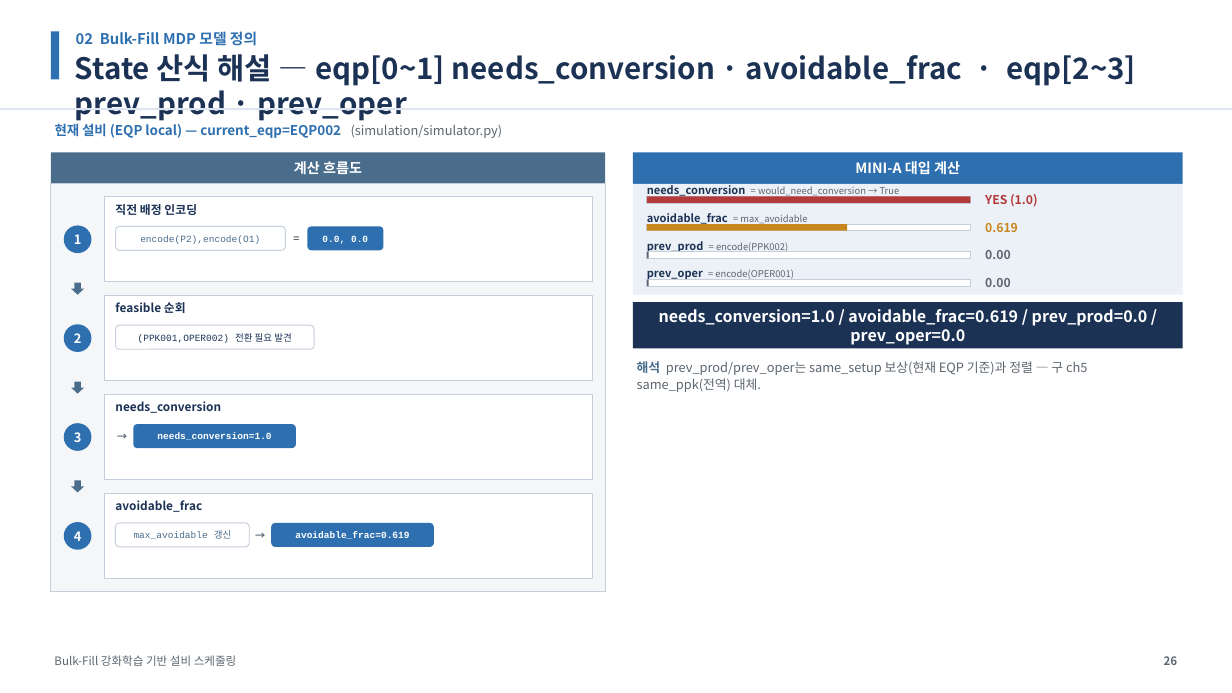
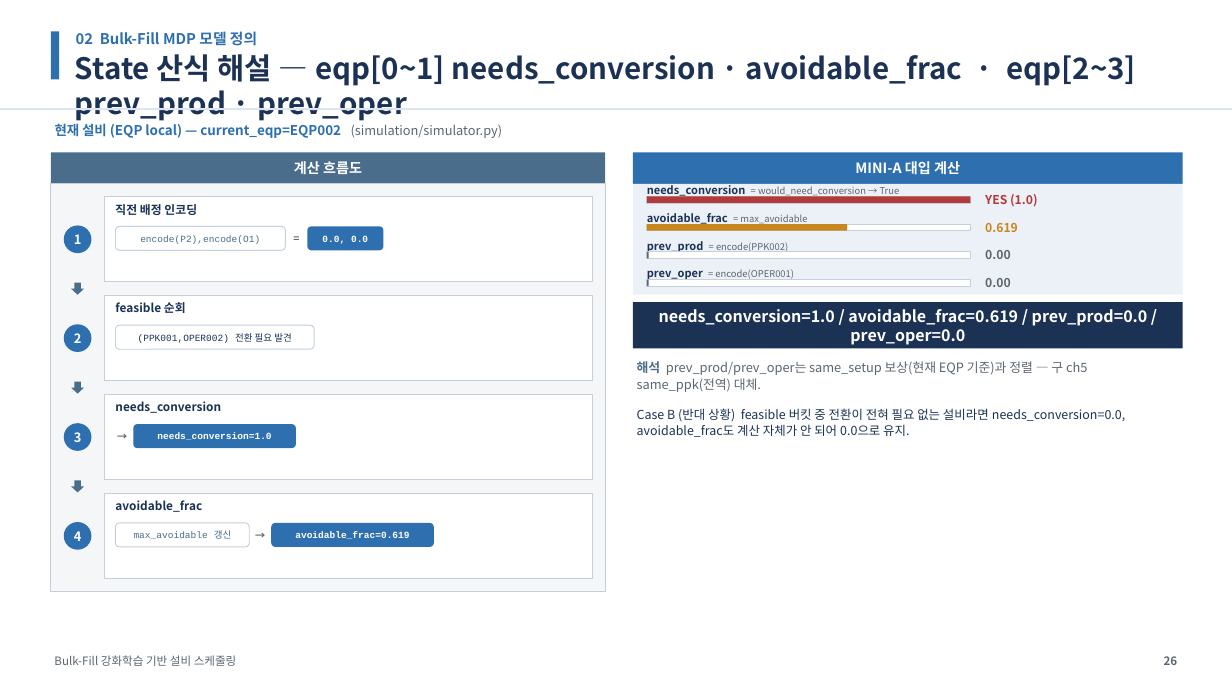
Before and after one commit to relighting123/pjt_scheduling, a slide deck: slide 26 of docs/스케줄링_발표자료.pptx. Drawn at 1232x693 pixels with LibreOffice and Linux fonts; fonts in the diff are those of the drawing. Boxes give left, top, right and bottom in pixels: in the first picture for what was removed or moved away, otherwise in the second. Text is boxed around its words. In the diff, an @@ line names an element or a change of style, - is before the commit and + after.

```diff
--- a/docs/스케줄링_발표자료.pptx
+++ b/docs/스케줄링_발표자료.pptx
@@ text at box(637, 408, 1125, 437): paragraph added @@
+Case B (반대 상황) feasible 버킷 중 전환이 전혀 필요 없는 설비라면 needs_conversion=0.0, avoidable_frac도 계산 자체가 안 되어 0.0으로 유지.
```
Also in this commit, not shown: 14 other slides changed, 1 other file.
